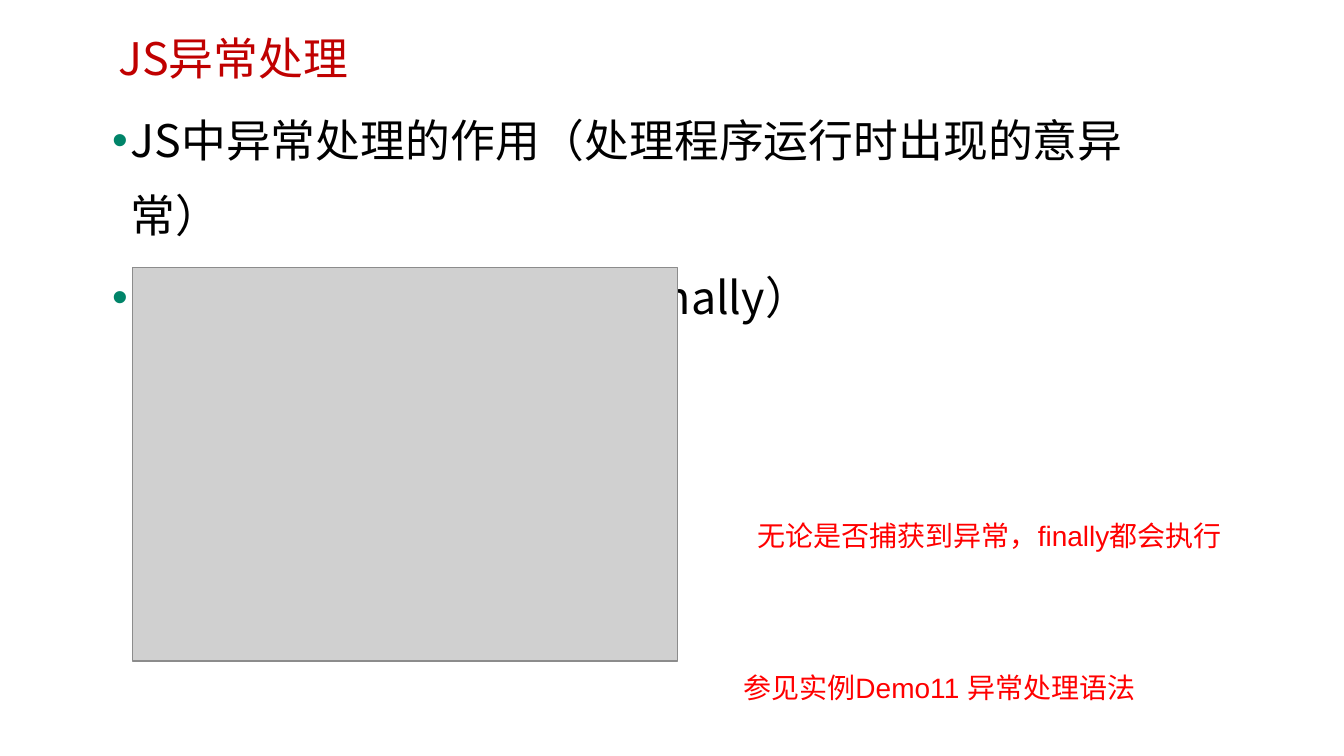
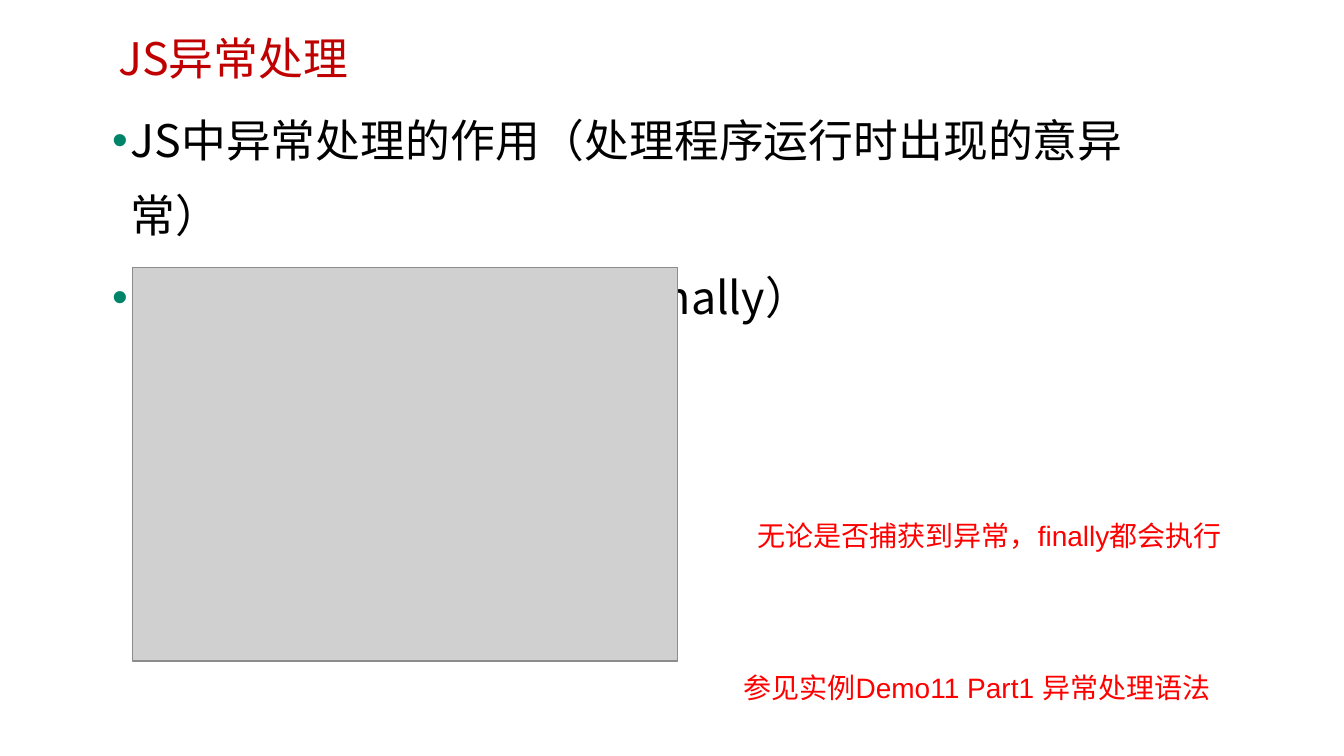
Before and after one commit to edu2act/course-javascript-advanced, a slide deck: slide 3 of 课程PPT/21.JS标准内置对象-构造器（Error）及异常处理.pptx. Drawn at 1344x756 pixels with LibreOffice and Linux fonts; fonts in the diff are those of the drawing; grey boxes stand for pictures; background and template pictures are left out. Boxes give left, top, right and bottom in pixels: in the first picture for what was removed or moved away, otherwise in the second. Text is boxed around its words. In the diff, an @@ line names an element or a change of style, - is before the commit and + after.

```diff
--- a/课程PPT/21.JS标准内置对象-构造器（Error）及异常处理.pptx
+++ b/课程PPT/21.JS标准内置对象-构造器（Error）及异常处理.pptx
@@ text at [743,674,1210,701]: text changed @@
-参见实例Demo11 异常处理语法
+参见实例Demo11 Part1 异常处理语法
```
Also in this commit, not shown: 2 other slides changed, 2 slides added, 3 other files.
